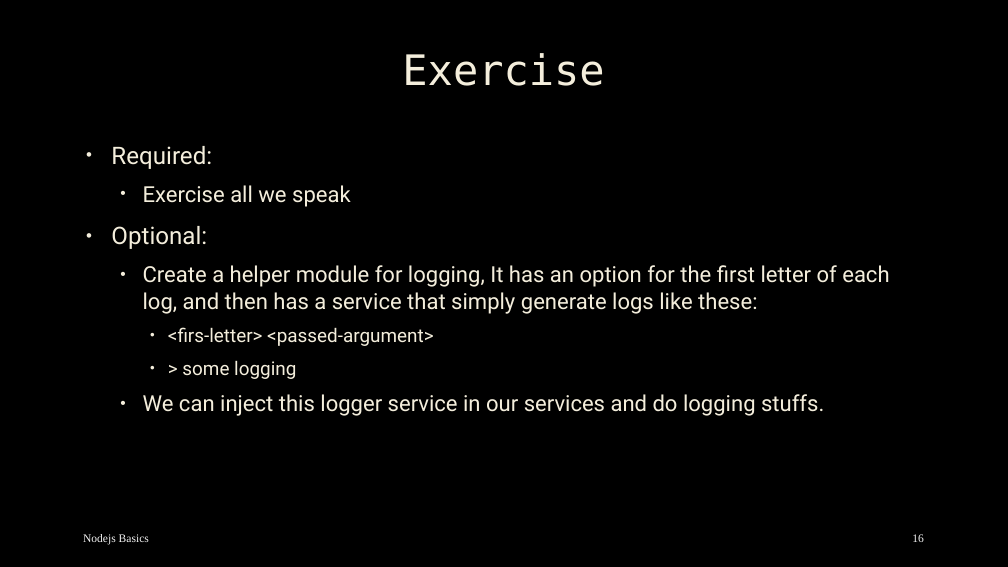
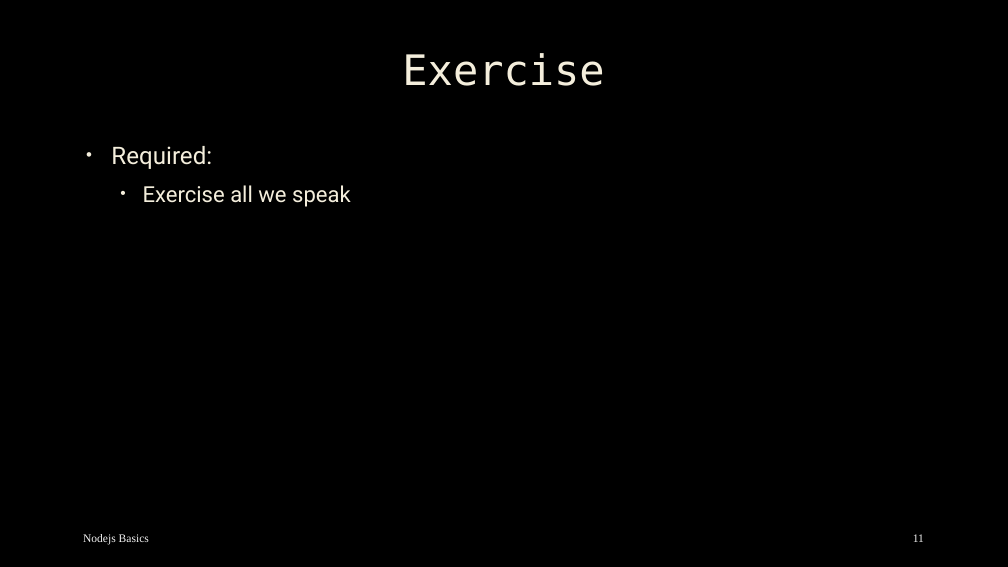
Before and after one commit to mostafa8026/nestjs-course, a slide deck: slide 11 of nestjs/nestjs-04.pptx (slide 16 before the commit). Drawn at 1008x567 pixels with LibreOffice and Linux fonts; fonts in the diff are those of the drawing; background and template pictures are left out. Boxes give left, top, right and bottom in pixels: in the first picture for what was removed or moved away, otherwise in the second. Text is boxed around its words. In the diff, an @@ line names an element or a change of style, - is before the commit and + after.

```diff
--- a/nestjs/nestjs-04.pptx
+++ b/nestjs/nestjs-04.pptx
@@ text at [111, 226, 889, 416]: paragraphs removed @@
-• Optional:
-  • Create a helper module for logging, It has an option for the first letter of each log, and then has a service that simply generate logs like these:
-    • <firs-letter> <passed-argument>
-    • > some logging
-  • We can inject this logger service in our services and do logging stuffs.
@@ page number at [913, 534, 924, 542]: text changed @@
-16
+11
```
Also in this commit, not shown: 1 other slide changed, 5 slides removed, 2 other files.
